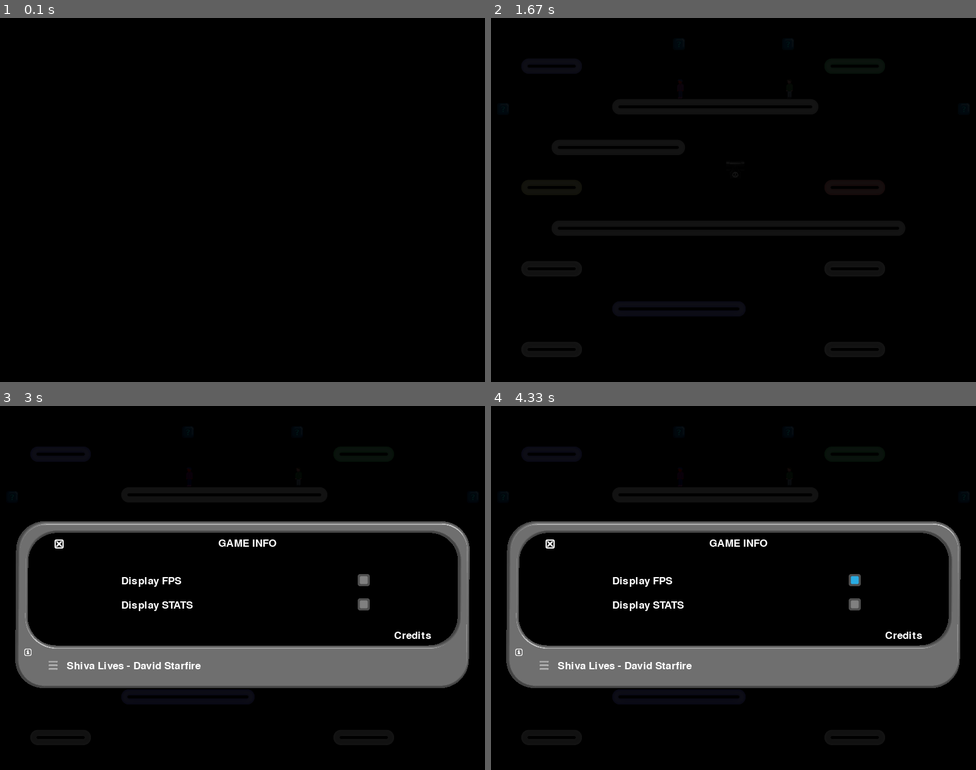
Above: before the commit, frames 1-4 (two rows, left to right).
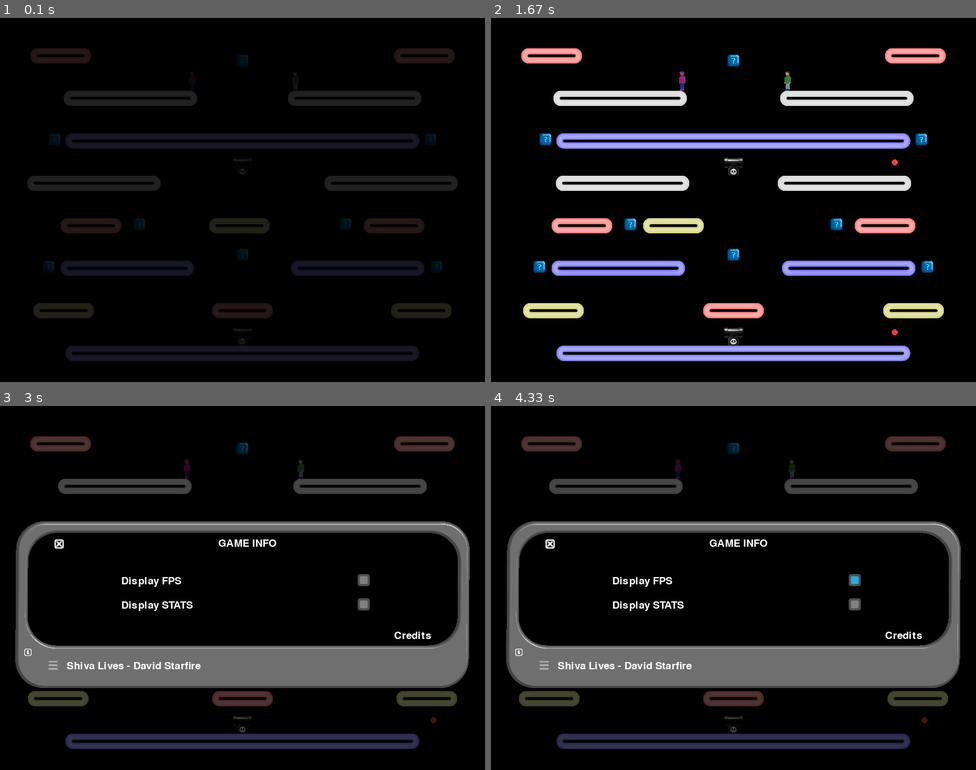
Above: after the commit, the same moments.

Repository: Cephi495/joog_shooters_pygame
Game: pygame game, started from game.py
The game is run twice, just before and just after one commit, with the same random seed, the same clock (stepped at 60 frames per second) and the same inputs.
Inputs (mouse positions are in pixels of both pictures, inside the frame that each line leads up to):
- Up to frame 1 (0.1 s): no input
- Up to frame 2 (1.67 s): click (733, 200) at 0.43 s; click (554, 163) at 0.85 s; move the mouse to (801, 229) at 1.17 s; click (801, 229) at 1.4 s
- Up to frame 3 (3 s): tap 0 at 1.77 s; click (53, 664) at 2.18 s; click (58, 544) at 2.53 s; click (29, 653) at 2.87 s
- Up to frame 4 (4.33 s): click (854, 580) at 3.2 s; click "Credits" at 3.53 s; click (549, 544) at 4.1 s

The runs differ from the first frame. In frame 1, 14% of the frame differs, in the area x 5-95%, y 8-95%; in frame 2, 16%, in the area x 6-94%, y 8-95%; in frame 3, 6.9%; in frame 4, 6.9%.

Commit message:
v1.1.1
• Turret placement
• Movingplaterform interaction for both player fix
• Platform placement
• Updated level

Diff:
--- a/game.py
+++ b/game.py
@@ -11,9 +11,10 @@
 
 verbose = False
 MUSIC = True
-INTRO = True
+INTRO = False
 FPS = False
 STATS = False
+GRID = False
 
 FRAMES = 1
 CPU = psutil.cpu_percent()
@@ -212,6 +213,7 @@
         screen.blit(P2_img, [590, 250])
         score = font2.render("Score: " + str(P2_Score), True, constants.WHITE)
         screen.blit(score, [570, 300])
+        screen.blit(font2.render("More levels coming soon", True, constants.WHITE), [295, 350])
 
         if music_paused:
             text = font2.render(playlist[playlist_que], True, constants.LIGHT_GRAY)
@@ -271,7 +273,7 @@
 def display_page():
     global Display_playlist, Display_Info, Display_Credits, FPS, STATS, CheckBox1, CheckBox2
 
-    context = font2.render("Comming in v1.2", True, constants.WHITE)
+    context = font2.render("Coming in v1.2", True, constants.WHITE)
     checked = pygame.image.load("BUTTONS/checked_box-01.png").convert_alpha()
     unchecked = pygame.image.load("BUTTONS/unchecked_box-01.png").convert_alpha()
     X_btn_img = pygame.image.load("BUTTONS/X_Btn-01.png").convert_alpha()
@@ -394,14 +396,44 @@
             screen.blit(c1b, [270, 295])
             screen.blit(c1c, [270, 325])
             screen.blit(c1d, [270, 355])
-            screen.blit(c2a, [430, 265])
-            screen.blit(c2b, [430, 295])
-            screen.blit(c2c, [430, 325])
-            screen.blit(c2d, [430, 355])
+            screen.blit(c2a, [450, 265])
+            screen.blit(c2b, [450, 295])
+            screen.blit(c2c, [450, 325])
+            screen.blit(c2d, [450, 355])
 
         clock.tick(15)
         pygame.display.flip()
     pass
+
+
+def display_grid():
+    pygame.draw.rect(screen, (250, 250, 250), (50, 0, 1, 600))
+    pygame.draw.rect(screen, (150, 150, 150), (100, 0, 1, 600))
+    pygame.draw.rect(screen, (250, 250, 250), (150, 0, 1, 600))
+    pygame.draw.rect(screen, (150, 150, 150), (200, 0, 1, 600))
+    pygame.draw.rect(screen, (250, 250, 250), (250, 0, 1, 600))
+    pygame.draw.rect(screen, (150, 150, 150), (300, 0, 1, 600))
+    pygame.draw.rect(screen, (250, 250, 250), (350, 0, 1, 600))
+    pygame.draw.rect(screen, (150, 150, 150), (400, 0, 1, 600))
+    pygame.draw.rect(screen, (250, 250, 250), (450, 0, 1, 600))
+    pygame.draw.rect(screen, (150, 150, 150), (500, 0, 1, 600))
+    pygame.draw.rect(screen, (250, 250, 250), (550, 0, 1, 600))
+    pygame.draw.rect(screen, (150, 150, 150), (600, 0, 1, 600))
+    pygame.draw.rect(screen, (250, 250, 250), (650, 0, 1, 600))
+    pygame.draw.rect(screen, (150, 150, 150), (700, 0, 1, 600))
+    pygame.draw.rect(screen, (250, 250, 250), (750, 0, 1, 600))
+
+    pygame.draw.rect(screen, (150, 150, 150), (0, 50, 800, 1))
+    pygame.draw.rect(screen, (250, 250, 250), (0, 100, 800, 1))
+    pygame.draw.rect(screen, (150, 150, 150), (0, 150, 800, 1))
+    pygame.draw.rect(screen, (250, 250, 250), (0, 200, 800, 1))
+    pygame.draw.rect(screen, (150, 150, 150), (0, 250, 800, 1))
+    pygame.draw.rect(screen, (250, 250, 250), (0, 300, 800, 1))
+    pygame.draw.rect(screen, (150, 150, 150), (0, 350, 800, 1))
+    pygame.draw.rect(screen, (250, 250, 250), (0, 400, 800, 1))
+    pygame.draw.rect(screen, (150, 150, 150), (0, 450, 800, 1))
+    pygame.draw.rect(screen, (250, 250, 250), (0, 500, 800, 1))
+    pygame.draw.rect(screen, (150, 150, 150), (0, 550, 800, 1))
 
 
 def P1_SPAWN_WEAPON():
@@ -713,42 +745,42 @@
 
 def activate_turrets():
     global t1_alt, t2_alt, t3_alt, t4_alt, t5_alt, t6_alt
-    if len(t1_bullets) < 3 and levels.active_turret_list.__contains__(int(0)):
+    if len(t1_bullets) < 3 and levels.active_turret_list.__contains__(int(60)):
         t1_bullets.append(objects.turret_projectile(round(levels.T1_XY[0] + 15),
                                                     round(levels.T1_XY[1] + 8),
                                                     5,
                                                     constants.BULLET_RED,
                                                     t1_alt))
         t1_alt = t1_alt * -1
-    if len(t2_bullets) < 3 and levels.active_turret_list.__contains__(int(0)):
+    if len(t2_bullets) < 3 and levels.active_turret_list.__contains__(int(160)):
         t2_bullets.append(objects.turret_projectile(round(levels.T2_XY[0] + 15),
                                                     round(levels.T2_XY[1] + 8),
                                                     5,
                                                     constants.BULLET_RED,
                                                     t2_alt))
         t2_alt = t2_alt * -1
-    if len(t3_bullets) < 3 and levels.active_turret_list.__contains__(int(235)):
+    if len(t3_bullets) < 3 and levels.active_turret_list.__contains__(int(230)):
         t3_bullets.append(objects.turret_projectile(round(levels.T3_XY[0] + 15),
                                                     round(levels.T3_XY[1] + 8),
                                                     5,
                                                     constants.BULLET_RED,
                                                     t3_alt))
         t3_alt = t3_alt * -1
-    if len(t4_bullets) < 3 and levels.active_turret_list.__contains__(int(0)):
+    if len(t4_bullets) < 3 and levels.active_turret_list.__contains__(int(360)):
         t4_bullets.append(objects.turret_projectile(round(levels.T4_XY[0] + 15),
                                                     round(levels.T4_XY[1] + 8),
                                                     5,
                                                     constants.BULLET_RED,
                                                     t4_alt))
         t4_alt = t4_alt * -1
-    if len(t5_bullets) < 3 and levels.active_turret_list.__contains__(int(0)):
+    if len(t5_bullets) < 3 and levels.active_turret_list.__contains__(int(440)):
         t5_bullets.append(objects.turret_projectile(round(levels.T5_XY[0] + 15),
                                                     round(levels.T5_XY[1] + 8),
                                                     5,
                                                     constants.BULLET_RED,
                                                     t5_alt))
         t5_alt = t5_alt * -1
-    if len(t6_bullets) < 3 and levels.active_turret_list.__contains__(int(0)):
+    if len(t6_bullets) < 3 and levels.active_turret_list.__contains__(int(510)):
         t6_bullets.append(objects.turret_projectile(round(levels.T6_XY[0] + 15),
                                                     round(levels.T6_XY[1] + 8),
                                                     5,
@@ -1093,8 +1125,8 @@
     P2_img = pygame.image.load("SPRITES/PM/FORWARD.png").convert_alpha()
 
     # Create all the levels
-    level_list = [levels.Level_01(), levels.Level_02(), levels.Level_03(),
-                  levels.Level_04(), levels.Level_05(), levels.Level_06()
+    level_list = [levels.Level_01(player1, player2),# levels.Level_02(), levels.Level_03(),
+                  #levels.Level_04(), levels.Level_05(), levels.Level_06()
                   ]
 
     # Set the current level
@@ -1359,7 +1391,6 @@
                             grab_p1 = False
                             player.grab_p1 = False
                             player.sprite_collided = False
-
         # Update the players.
         active_sprite_list.update()
         active_weapon_list.update()
@@ -1375,21 +1406,17 @@
             player1.rect.left = 0
         if player2.rect.left < 0:
             player2.rect.left = 0
-
         grab_player_manager()
         turret_cooldown_repeater()
         win_checker()
-
         # ------- ALL CODE TO DRAW SHOULD GO BELOW THIS COMMENT -------
         current_level.draw(screen)
         active_sprite_list.draw(screen)
         active_weapon_list.draw(screen)
-
         # --------- bullet manager ---------
         player_bullet_manager()
         turret_bullet_manager()
         # -----------------------------------
-
         if level_starting_frame > 0:  # Also transparency value
             screen_layer = pygame.Surface((800, 600), pygame.SRCALPHA)  # per-pixel alpha
             screen_layer.fill((0, 0, 0, level_starting_frame))  # notice the alpha value in the color
@@ -1488,12 +1515,10 @@
 
                 clock.tick(20)
                 pygame.display.flip()
-
         if player.P1_WEAPON_X is not None:
             P1_SPAWN_WEAPON()
         if player.P2_WEAPON_X is not None:
             P2_SPAWN_WEAPON()
-
         if P1_SLASH > 0:
             if -35 < player1.rect.x - player2.rect.x < 40 and -35 < player1.rect.y - player2.rect.y < 55:
                 player.player_1_win = True
@@ -1528,14 +1553,16 @@
             if P2_SLASH == 20:
                 P2_SLASH = 0
                 p2_slash_group.empty()
-
-        # ------- ALL CODE TO DRAW SHOULD GO ABOVE THIS COMMENT --------
-
-        live_music()
         if FPS:
             display_fps()
         if STATS:
             display_stats()
+        if GRID:
+            display_grid()
+        # ------- ALL CODE TO DRAW SHOULD GO ABOVE THIS COMMENT --------
+
+        live_music()
+
 
         # Limit to 60 frames per second
         clock.tick(0)
--- a/levels.py
+++ b/levels.py
@@ -17,12 +17,12 @@
 BLUE LONG       0       135     600     45
 
 """
-T1_XY = [388, 85]
-T2_XY = [388, 160]
-T3_XY = [388, 235]
-T4_XY = [388, 310]
-T5_XY = [388, 385]
-T6_XY = [388, 460]
+T1_XY = [385, 60]
+T2_XY = [385, 160]
+T3_XY = [385, 230]
+T4_XY = [385, 360]
+T5_XY = [385, 440]
+T6_XY = [385, 510]
 active_turret_list = []
 
 
@@ -31,7 +31,7 @@
         Create a child class for each level with level-specific
         info. """
 
-    def __init__(self):
+    def __init__(self, player1, player2):
         """ Constructor. Pass in a handle to player. Needed for when moving platforms
             collide with the player. """
 
@@ -45,6 +45,8 @@
         self.platform_list = pygame.sprite.Group()
         self.query_box_list = pygame.sprite.Group()
         self.turret_list = pygame.sprite.Group()
+        self.player1 = player1
+        self.player2 = player2
 
     # Update everything on this level
     def update(self):
@@ -82,53 +84,63 @@
 class Level_01(Level):
     """ Definition for level 1. """
 
-    def __init__(self):
-        """ Create level 1. """
-
-        # Call the parent constructor
-        Level.__init__(self)
+    def __init__(self, player1, player2):
+        """ Create level 1. """
+
+        # Call the parent constructor
+        Level.__init__(self, player1, player2)
 
         self.background = pygame.image.load("BACKDROPS/Pixelated_BG1.png").convert()
-        self.background.set_colorkey(constants.WHITE)
+        self.background.set_colorkey(constants.BLACK)
 
         self.platform_list.empty()
         self.query_box_list.empty()
         self.turret_list.empty()
 
-        # TODO Update platform data
-        # Array with type of platform, and x, y location of the platform.
-        level = [[platforms.BLUE_SHORT, 50, 66],
-                 [platforms.GREEN_SHORT, 550, 66],
-                 [platforms.WHITE_MEDIUM, 200, 133],
-                 [platforms.RED_SHORT, 550, 266],
-                 [platforms.GOLD_SHORT, 50, 266],
-                 [platforms.WHITE_medium, 100, 200],
-                 [platforms.WHITE_LONG, 100, 333],
-                 [platforms.WHITE_SHORT, 50, 400],
-                 [platforms.WHITE_SHORT, 550, 400],
-                 [platforms.BLUE_medium, 200, 466],
-                 [platforms.WHITE_SHORT, 50, 533],
-                 [platforms.WHITE_SHORT, 550, 533],
-                 ]
-
-        m_level = [[platforms.GREEN_SHORT, 500, 400, 350, 550, 1],
+        # Array with type of platform, and x, y location of the platform.
+        level = [[platforms.RED_SHORT, 50, 50],
+                 [platforms.RED_SHORT, 650, 50],
+                 [platforms.BLUE_LONG, 108, 190],
+                 [platforms.RED_SHORT, 100, 330],
+                 [platforms.RED_SHORT, 600, 330],
+                 [platforms.BLUE_medium, 100, 400],
+                 [platforms.BLUE_medium, 480, 400],
+                 [platforms.RED_SHORT, 350, 470],
+                 [platforms.BLUE_LONG, 108, 540],
+                 ]
+
+        m_level = [[platforms.WHITE_medium, 100, 120, 30, 150, 1],
+                   [platforms.WHITE_medium, 480, 120, 430, 550, -1],
+                   [platforms.WHITE_medium, 50, 260, 30, 110, -1],
+                   [platforms.WHITE_medium, 530, 260, 470, 550, 1],
+                   [platforms.GOLD_SHORT, 50, 470, 30, 100, 1],
+                   [platforms.GOLD_SHORT, 650, 470, 600, 670, -1],
+                   [platforms.GOLD_SHORT, 350, 330, 250, 450, -1],
                    ]
 
-        boxes = [[platforms.QUERY_BOX, 300, 33],
-                 [platforms.QUERY_BOX, 480, 33],
-                 [platforms.QUERY_BOX, 10, 140],
-                 [platforms.QUERY_BOX, 770, 140],
-                 ]
-
-        turrets = [[platforms.TURRET, 388, 235],
-                   ]
-
-        # Go through the array above and add platforms
-        for platform in level:
-            block = platforms.Platform(platform[0])
-            block.rect.x = platform[1]
-            block.rect.y = platform[2]
-            # block.player = self.player
+        boxes = [[platforms.QUERY_BOX, 390, 60],
+                 [platforms.QUERY_BOX, 80, 190],
+                 [platforms.QUERY_BOX, 700, 190],
+                 [platforms.QUERY_BOX, 220, 330],
+                 [platforms.QUERY_BOX, 560, 330],
+                 [platforms.QUERY_BOX, 70, 400],
+                 [platforms.QUERY_BOX, 710, 400],
+                 [platforms.QUERY_BOX, 390, 380],
+                 ]
+
+        turrets = [  # [platforms.TURRET, 385, 60],
+                    # [platforms.TURRET, 385, 160],
+                    [platforms.TURRET, 385, 230],
+                    # [platforms.TURRET, 385, 360],
+                    # [platforms.TURRET, 385, 440],
+                    [platforms.TURRET, 385, 510],
+        ]
+
+        # Go through the array above and add platforms
+        for platform in level:
+            block = platforms.Platform(platform[0])
+            block.rect.x = platform[1]
+            block.rect.y = platform[2]
             self.platform_list.add(block)
 
         for moving_platform in m_level:
@@ -138,26 +150,26 @@
             block.boundary_left = moving_platform[3]
             block.boundary_right = moving_platform[4]
             block.change_x = moving_platform[5]
-            # block.player = self.player
+            block.player1 = self.player1
+            block.player2 = self.player2
             block.level = self
-            # self.platform_list.add(block)
+            self.platform_list.add(block)
 
         for query_box in boxes:
             block = platforms.Query_Box(query_box[0])
             block.rect.x = query_box[1]
             block.rect.y = query_box[2]
-            # block.player = self.player
             self.query_box_list.add(block)
 
         for turret in turrets:
             block = platforms.Turret()
             block.rect.x = turret[1]
             block.rect.y = turret[2]
-            # block.player = self.player
             self.turret_list.add(block)
             active_turret_list.append(block.rect.y)
 
 
+'''
 class Level_02(Level):
     """ Definition for level 1. """
 
@@ -396,3 +408,4 @@
         block.change_x = 1
         block.level = self
         self.platform_list.add(block)
+'''
--- a/platforms.py
+++ b/platforms.py
@@ -14,12 +14,12 @@
 GREEN_SHORT = (250, 10, 100, 26)
 GOLD_SHORT = (370, 10, 100, 26)
 WHITE_SHORT = (490, 10, 100, 26)
-WHITE_MEDIUM = (10, 55, 350, 26)
-BLUE_MEDIUM = (10, 100, 350, 26)
-WHITE_medium = (370, 55, 230, 26)
-BLUE_medium = (370, 100, 230, 26)
-WHITE_LONG = (10, 145, 594, 26)
-BLUE_LONG = (10, 190, 594, 26)
+WHITE_MEDIUM = (10, 55, 340, 26)
+BLUE_MEDIUM = (10, 100, 340, 26)
+WHITE_medium = (370, 55, 220, 26)
+BLUE_medium = (370, 100, 220, 26)
+WHITE_LONG = (10, 145, 584, 26)
+BLUE_LONG = (10, 190, 584, 26)
 
 QUERY_BOX = (0, 0, 20, 20)
 TURRET = (0, 0, 30, 30)
@@ -86,7 +86,8 @@
         self.boundary_right = 0
 
         self.level = None
-        self.player = None
+        self.player1 = None
+        self.player2 = None
 
     def update(self):
         """ Move the platform.
@@ -99,34 +100,60 @@
         # Move left/right
         self.rect.x += self.change_x
 
-        # See if we hit the player
-        hit = pygame.sprite.collide_rect(self, self.player)
-        if hit:
+        # See if we hit player1
+        hit_p1 = pygame.sprite.collide_rect(self, self.player1)
+        if hit_p1:
             # We did hit the player. Shove the player around and
             # assume he/she won't hit anything else.
 
             # If we are moving right, set our right side
             # to the left side of the item we hit
             if self.change_x < 0:
-                self.player.rect.right = self.rect.left
+                self.player1.rect.right = self.rect.left
             else:
                 # Otherwise if we are moving left, do the opposite.
-                self.player.rect.left = self.rect.right
+                self.player1.rect.left = self.rect.right
+
+        # See if we hit the player2
+        hit_p2 = pygame.sprite.collide_rect(self, self.player2)
+        if hit_p2:
+            # We did hit the player. Shove the player around and
+            # assume he/she won't hit anything else.
+
+            # If we are moving right, set our right side
+            # to the left side of the item we hit
+            if self.change_x < 0:
+                self.player2.rect.right = self.rect.left
+            else:
+                # Otherwise if we are moving left, do the opposite.
+                self.player2.rect.left = self.rect.right
 
         # Move up/down
         self.rect.y += self.change_y
 
         # Check and see if we the player
-        hit = pygame.sprite.collide_rect(self, self.player)
-        if hit:
+        hit_p1 = pygame.sprite.collide_rect(self, self.player1)
+        if hit_p1:
             # We did hit the player. Shove the player around and
             # assume he/she won't hit anything else.
 
             # Reset our position based on the top/bottom of the object.
             if self.change_y < 0:
-                self.player.rect.bottom = self.rect.top
+                self.player1.rect.bottom = self.rect.top
             else:
-                self.player.rect.top = self.rect.bottom
+                self.player1.rect.top = self.rect.bottom
+
+        # Check and see if we the player
+        hit_p2 = pygame.sprite.collide_rect(self, self.player2)
+        if hit_p2:
+            # We did hit the player. Shove the player around and
+            # assume he/she won't hit anything else.
+
+            # Reset our position based on the top/bottom of the object.
+            if self.change_y < 0:
+                self.player2.rect.bottom = self.rect.top
+            else:
+                self.player2.rect.top = self.rect.bottom
 
         # Check the boundaries and see if we need to reverse
         # direction.
Binary file changed: SPRITES/platform_tiles_sheet_blue.png
